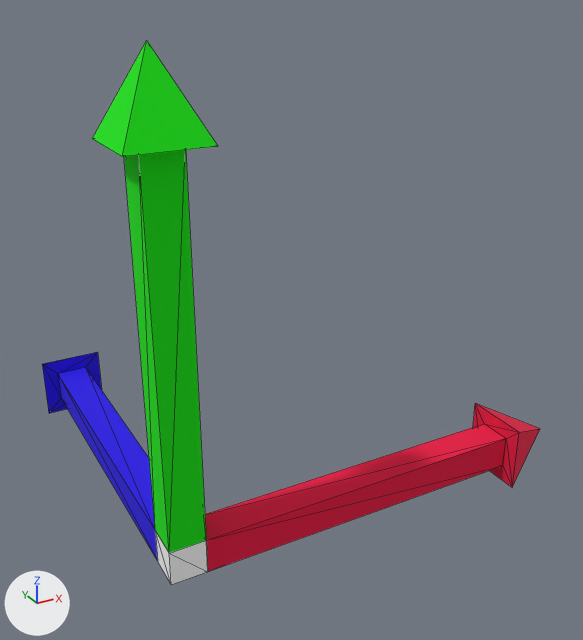
Two versions of the glTF model models/Axis_Model.glb, one commit apart.
Both versions are drawn from a 50 mm camera at (-11.2, -32.1, 27.7) aimed at (11.6, 9.2, 7.0). Lighting does not change. The marker at lower left points along +X, +Y and +Z. Mesh edges are drawn as thin lines. Where no turn or scale is listed for an object, it has been applied to the vertices. Vertices at the same position are counted once.

In view in the first picture: 'Cube_Material.002_0', 'Cube_Material.003_0', 'Cube_Material.004_0', 'Cube_Material.005_0'.
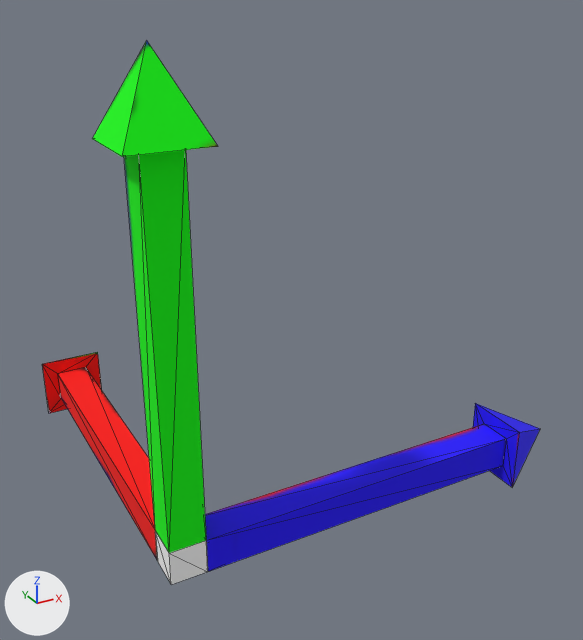
Location of each change, [x1, y1, x2, y2] in pixels of the pictures (583 x 640 px):
'Cube_Material.002_0', surface changed
    both: [92, 41, 218, 553]
'Cube_Material.003_0', surface changed, turned
    before: [42, 352, 158, 561]
    after: [205, 403, 540, 571]
'Cube_Material.004_0', surface changed, turned
    before: [205, 403, 540, 571]
    after: [42, 352, 158, 561]

What changed in the scene script:
```text
Add img_axis_texture:
    img_axis_texture = load_image('axis_texture', '_unpacked/axis_texture', 1024, 1024, 'sRGB')
Change mat_material_002:
    remove mat_material_002.base_color = (0.00337, 0.8, 0.0)  # green #0be700
    add mat_material_002.texture = img_axis_texture
Change mat_material_003:
    remove mat_material_003.base_color = (0.0157, 0.0, 0.8)  # blue #2200e7
    add mat_material_003.texture = img_axis_texture
Change mat_material_004:
    remove mat_material_004.base_color = (0.8, 0.00198, 0.053)  # pink #e70741
    add mat_material_004.texture = img_axis_texture
Change me_cube_material_002_0:
    where me_cube_material_002_0.from_pydata(...)  # 13 vertices, 20 faces; spans x -2.0..2.0, y -2.0..2.0, z 1.0..25.0
    used by ob_cube_material_002_0; location = (0.0, 0.0, 0.0)
    me_cube_material_002_0 part 1: texture (UV) coordinates of 20 of 20 faces, centred in x -1.7..1.7, y -1.7..1.7, z 7.7..22.3, changed; they spanned u 0.62..0.88, v 0.0..1.0 and now span u 0.0..0.95, v 0.0..0.98
Change me_cube_material_003_0:
    where me_cube_material_003_0.from_pydata(...)  # 13 vertices, 20 faces; spans x -2.0..2.0, y -2.0..2.0, z 1.0..25.0
    used by ob_cube_material_003_0; parent = ob_cube; location = (0.0, 0.0, 0.0)
    me_cube_material_003_0 part 2: texture (UV) coordinates of 20 of 20 faces, centred in x -1.7..1.7, y -1.7..1.7, z 7.7..22.3, changed; they spanned u 0.12..0.88, v 0.5..0.75 and now span u 0.14..0.88, v 0.0..0.98
Change me_cube_material_004_0:
    where me_cube_material_004_0.from_pydata(...)  # 13 vertices, 20 faces; spans x 1.0..25.0, y -2.0..2.0, z -2.0..2.0
    used by ob_cube_material_004_0; parent = ob_cube; location = (0.0, 0.0, 0.0)
    me_cube_material_004_0 part 3: texture (UV) coordinates of 20 of 20 faces, centred in x 7.7..22.3, y -1.7..1.7, z -1.7..1.7, changed; they spanned u 0.38..0.62, v 0.25..0.5 and now span u 0.14..1.0, v 0.0..0.98
Change ob_cube_material_003_0:
    ob_cube_material_003_0.rotation_euler: (0.0, 0.0, 0.0) -> (0.0, 1.571, 0.0)  # degrees (0, 0, 0) -> degrees (0, 90, 0)
Change ob_cube_material_004_0:
    ob_cube_material_004_0.rotation_euler: (0.0, 0.0, 0.0) -> (0.0, -1.571, 0.0)  # degrees (0, 0, 0) -> degrees (0, -90, 0)
```
